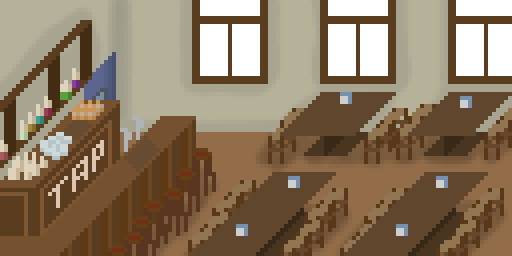
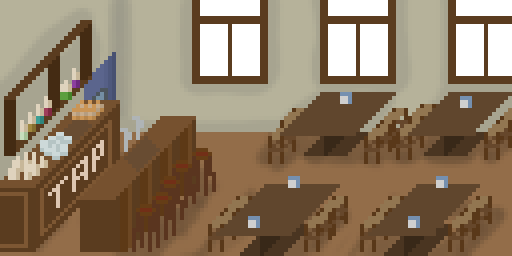
The second 512 x 256 image is a revision of the first. Changes to its layers:
painted on "Capa 13" over [left=0, top=140, right=420, bottom=236]
painted on "Capa 4" over [left=0, top=100, right=16, bottom=168]
painted on "Capa 11" over [left=256, top=208, right=456, bottom=256]
added layer "Layer 4 copy 6" above "Layer 4 copy 3" over [left=448, top=196, right=492, bottom=252]
painted on "Layer 4 copy 3" over [left=280, top=188, right=348, bottom=256]
removed layer "Layer 4 copy 2" over [left=436, top=188, right=504, bottom=256]
removed layer "Capa 10" over [left=192, top=172, right=488, bottom=256]
added layer "Capa 11 copy 2" above "Layer 4 copy 5" over [left=216, top=184, right=480, bottom=256]
painted on "Layer 4 copy 5" over [left=188, top=180, right=256, bottom=256]
painted on "Layer 4 copy 4" over [left=340, top=188, right=408, bottom=256]
painted on "Layer 5 copy 6" over [left=108, top=160, right=200, bottom=256]
painted on "Capa 8" over [left=0, top=200, right=124, bottom=256]
painted on "Capa 3" over [left=0, top=200, right=120, bottom=256]
painted on "Capa 12" over [left=180, top=184, right=412, bottom=256]
